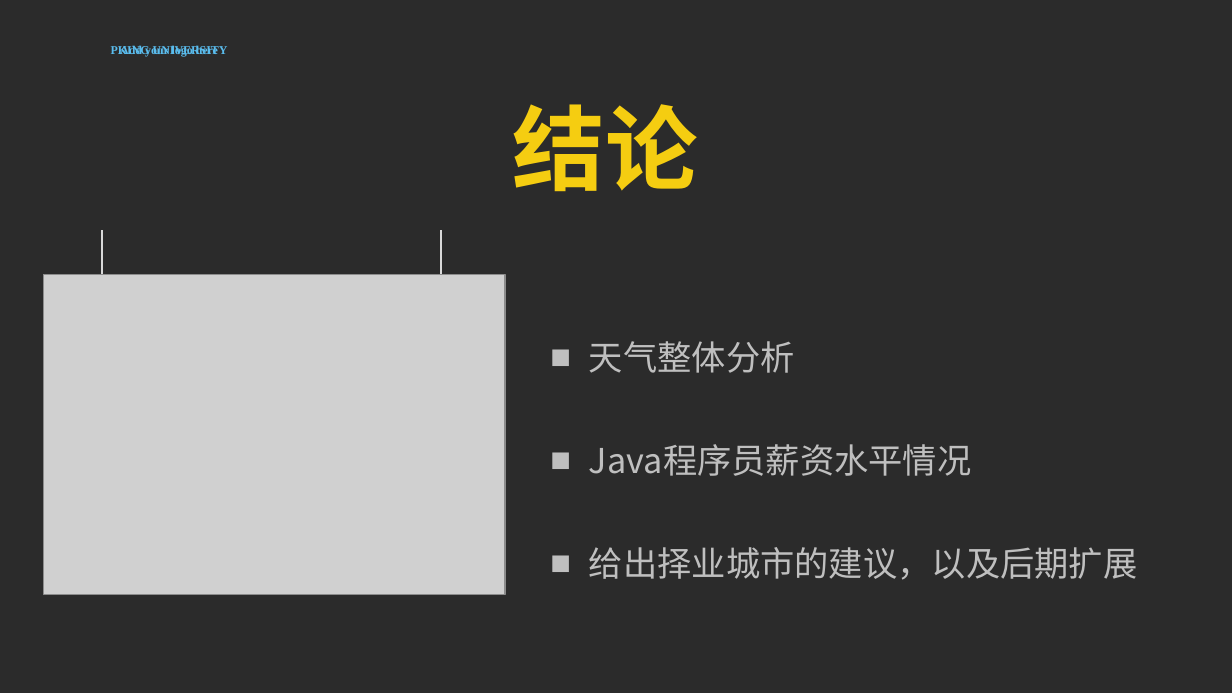
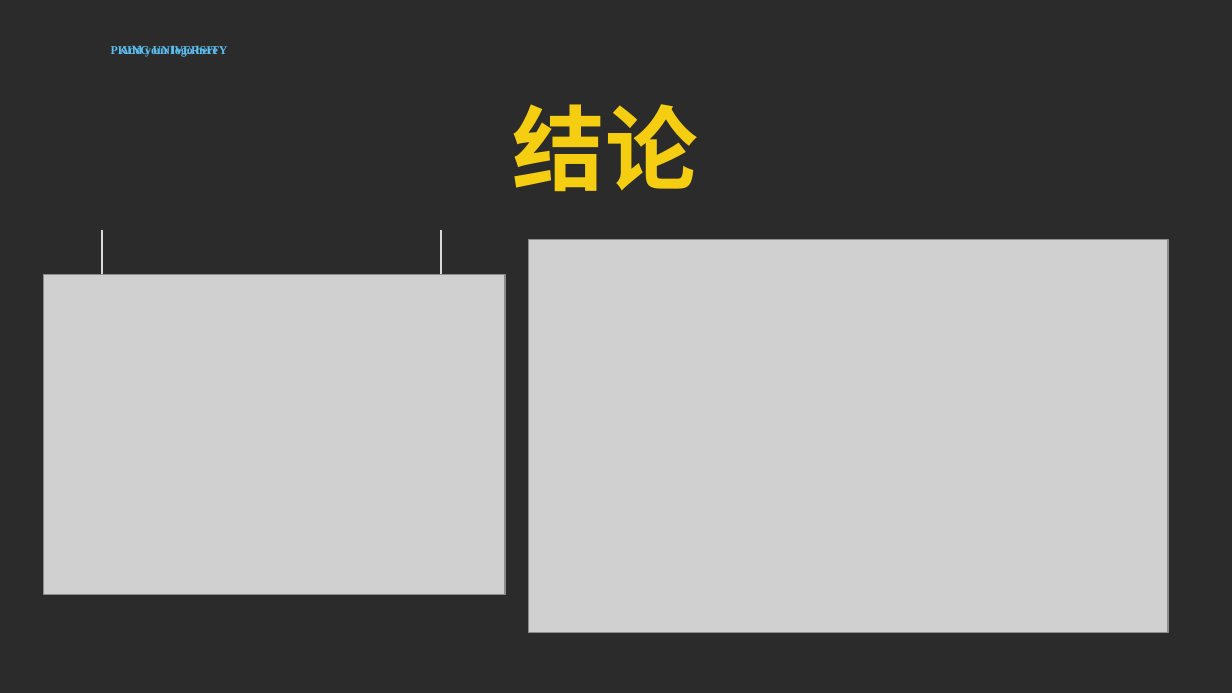
Before and after one commit to Jennifer83858385/PkuJava13, a slide deck: slide 11 of PkuJava13组爬虫最终汇报.pptx. Drawn at 1232x693 pixels with LibreOffice and Linux fonts; fonts in the diff are those of the drawing; grey boxes stand for pictures; background and template pictures are left out; a plain dark background stands for a picture behind light text. Boxes give left, top, right and bottom in pixels: in the first picture for what was removed or moved away, otherwise in the second. Text is boxed around its words. In the diff, an @@ line names an element or a change of style, - is before the commit and + after.

```diff
--- a/PkuJava13组爬虫最终汇报.pptx
+++ b/PkuJava13组爬虫最终汇报.pptx
@@ picture added at bbox=[529, 240, 1168, 633] @@
@@ text removed at bbox=[589, 341, 1137, 580] @@
-■ 天气整体分析
-■ Java程序员薪资水平情况
-■ 给出择业城市的建议，以及后期扩展
```
Also in this commit, not shown: 1 other slide changed.
